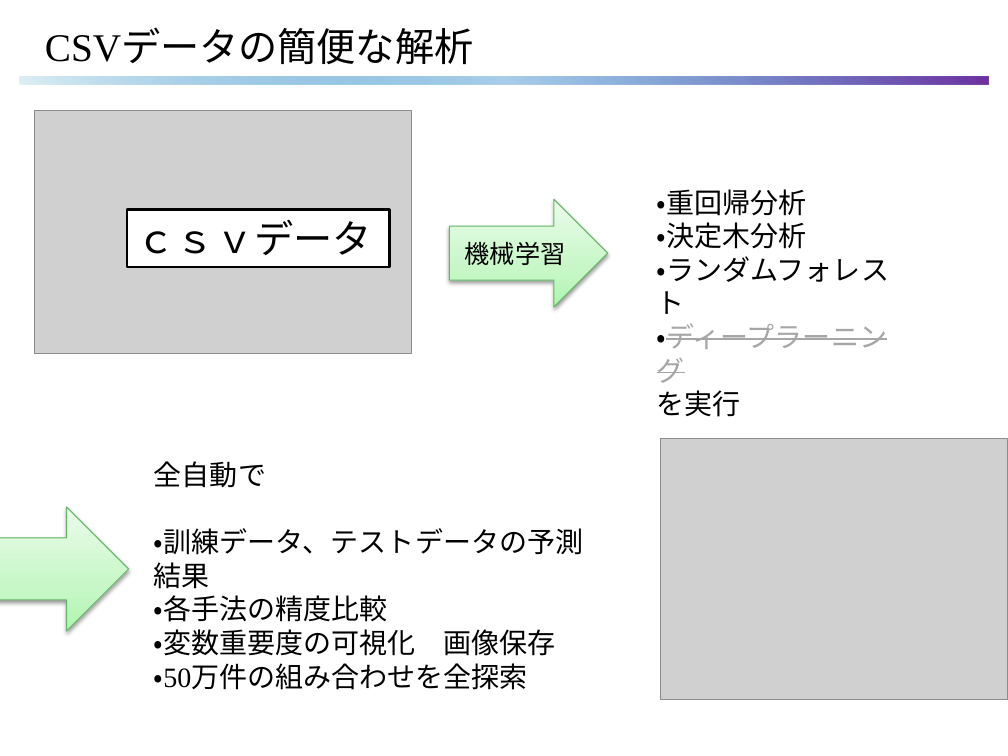
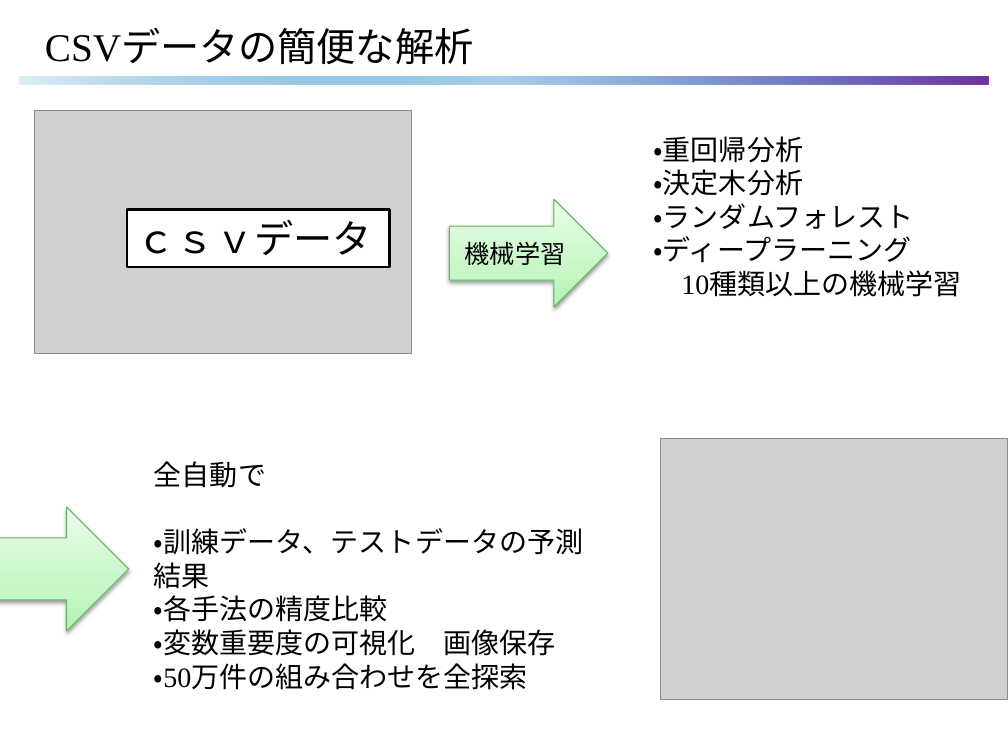
Before and after one commit to hori1537/CAB-Analyze-Bigdata, a slide deck: slide 2 of references/CAB.pptx. Drawn at 1008x756 pixels with LibreOffice and Linux fonts; fonts in the diff are those of the drawing; grey boxes stand for pictures. Boxes give left, top, right and bottom in pixels: in the first picture for what was removed or moved away, otherwise in the second. Text is boxed around its words. In the diff, an @@ line names an element or a change of style, - is before the commit and + after.

```diff
--- a/references/CAB.pptx
+++ b/references/CAB.pptx
@@ text "・重回帰分析": place and size @@
-text "・重回帰分析" at (657, 189, 889, 417)
+text "・重回帰分析" at (653, 136, 961, 297)
@@ text at (653, 236, 911, 263): text colour #A6A6A6 to #000000, strikethrough off in "・ディープラーニング" @@
@@ text at (681, 273, 961, 297): text changed @@
-を実行
+10種類以上の機械学習
```
Also in this commit, not shown: 6 other slides changed, 2 slides added.
